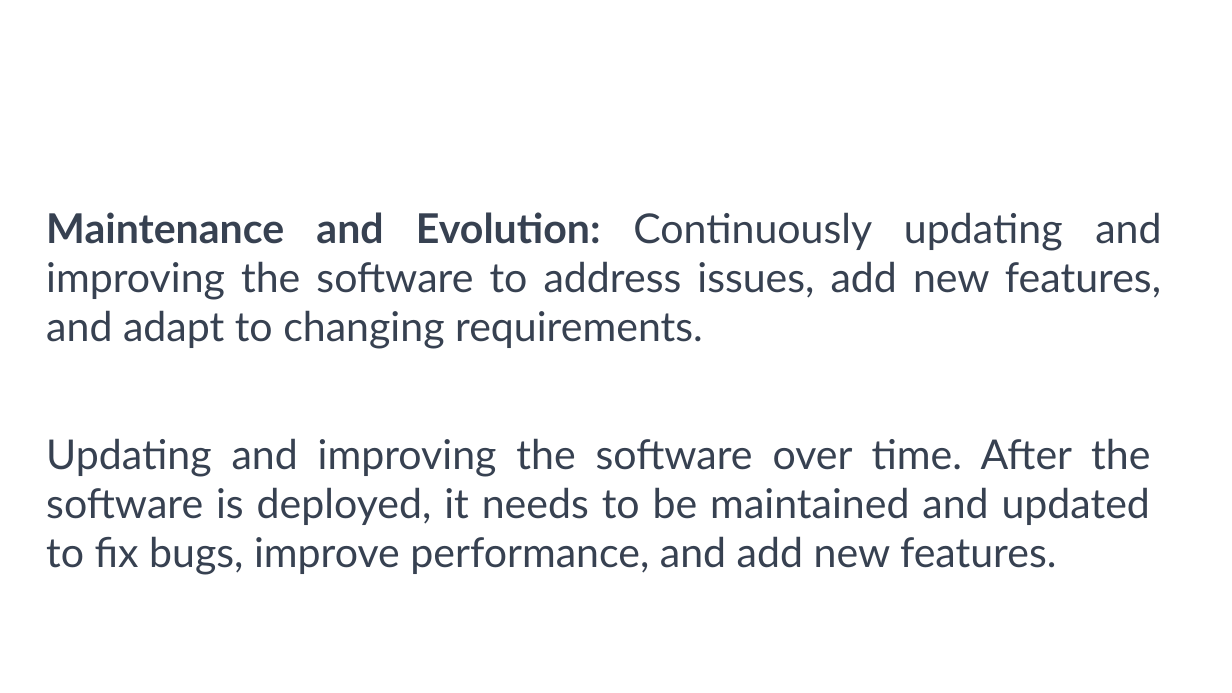
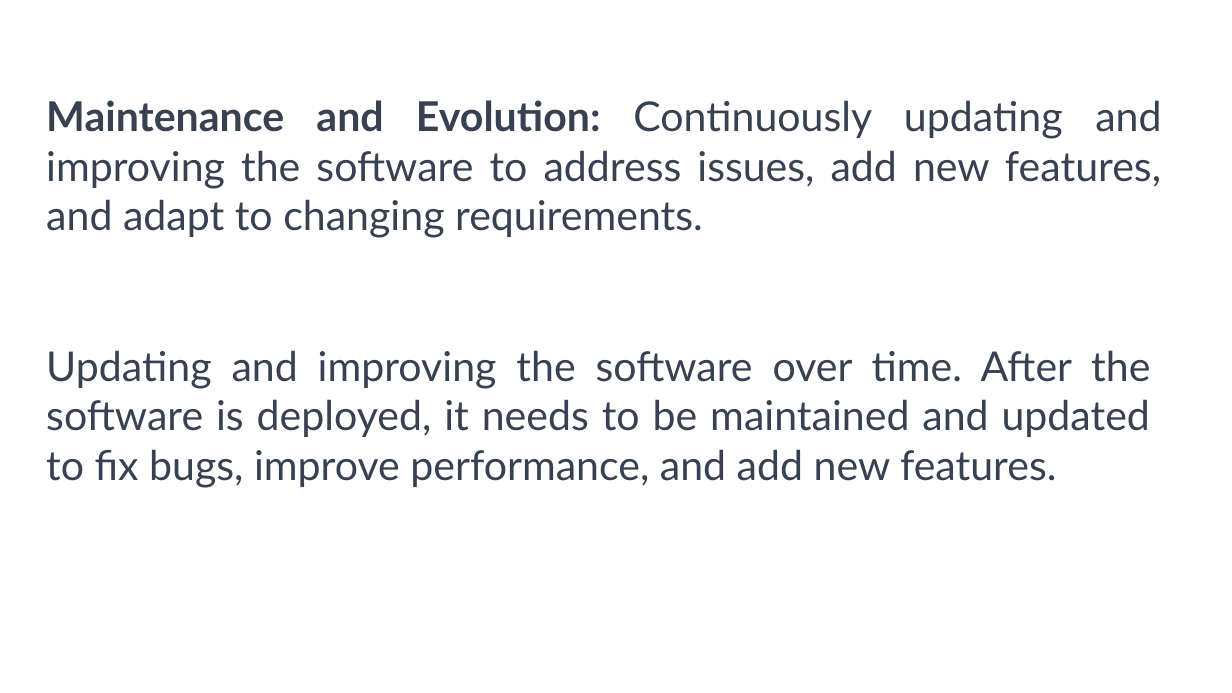
Before and after one commit to reni-varghese/ADP, a slide deck: slide 8 of Software Engineering.pptx. Drawn at 1232x693 pixels with LibreOffice and Linux fonts; fonts in the diff are those of the drawing. Boxes give left, top, right and bottom in pixels: in the first picture for what was removed or moved away, otherwise in the second. Text is boxed around its words. In the diff, an @@ line names an element or a change of style, - is before the commit and + after.

```diff
--- a/Software Engineering.pptx
+++ b/Software Engineering.pptx
@@ text "Maintenance and Evolution: Continuously updating ...": place and size @@
-text "Maintenance and Evolution: Continuously updating ..." at [46, 212, 1161, 349]
+text "Maintenance and Evolution: Continuously updating ..." at [46, 100, 1161, 238]
@@ text "Updating and improving the software ...": place and size @@
-text "Updating and improving the software ..." at [46, 438, 1150, 575]
+text "Updating and improving the software ..." at [46, 350, 1150, 488]
```
Also in this commit, not shown: 1 slide added, 3 slides removed.
